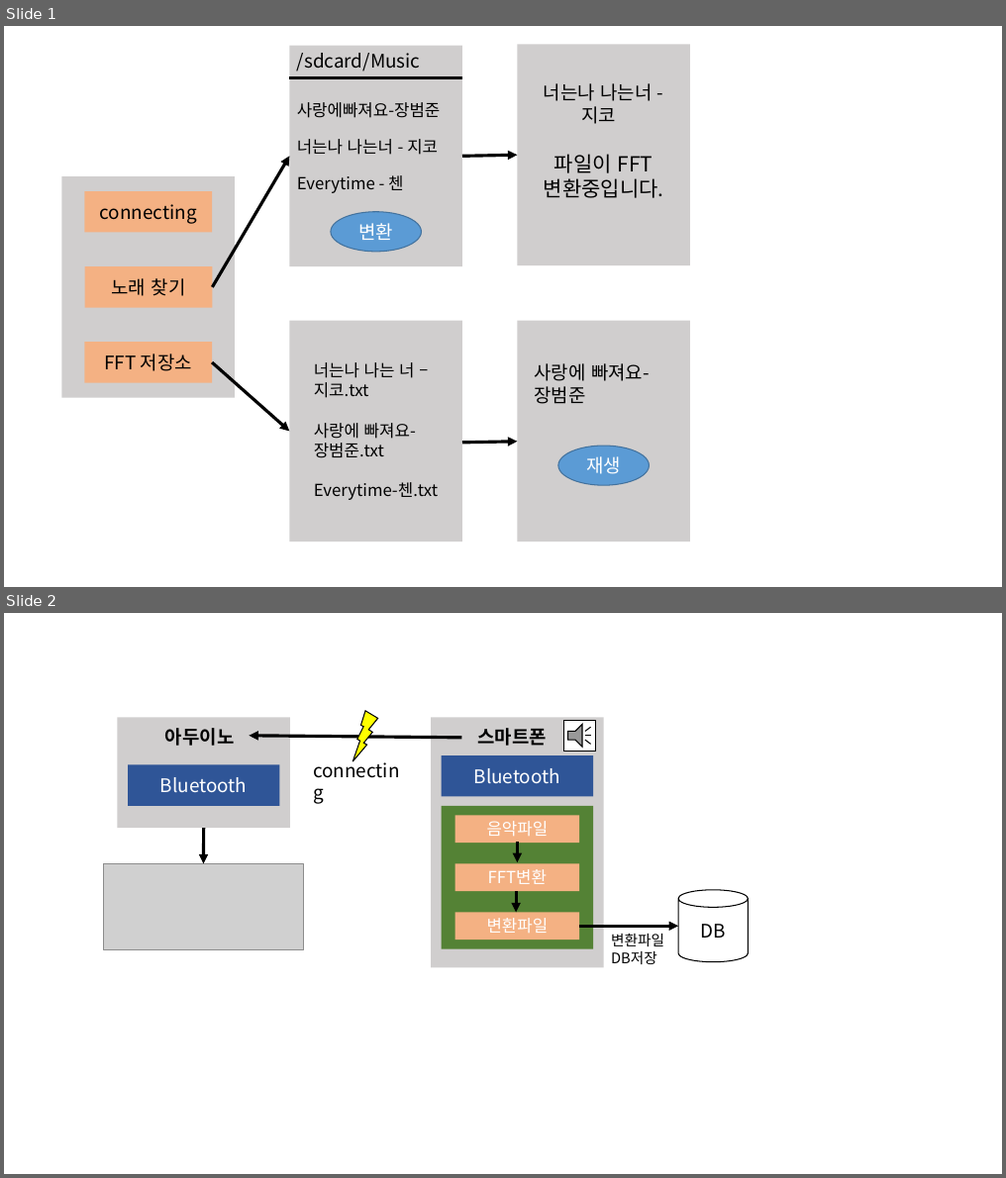
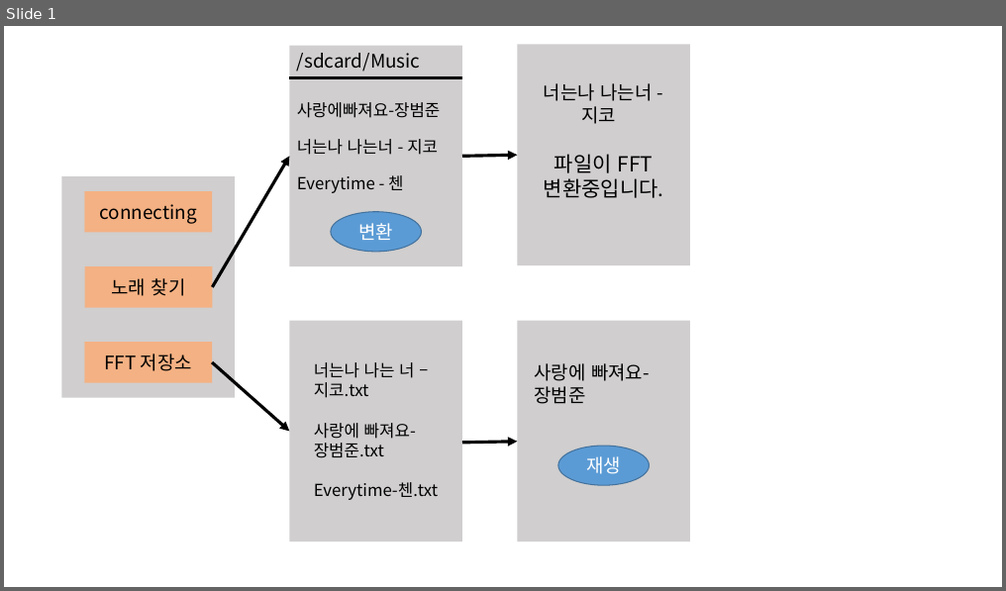
Before and after one commit to MusicLight/music_light, a slide deck: 자료/수정용/흐름도수정용.ppt.pptx. Shown one above the other, each under a label of ours: slides 1 and 2 before the commit, slide 1 after it. The pictures are 1006x1178 and 1006x591 pixels, drawn with LibreOffice and Linux fonts; fonts in the diff are those of the drawing; grey boxes stand for pictures. Boxes give left, top, right and bottom in pixels: in the first picture for what was removed or moved away, otherwise in the second. Text is boxed around its words. In the diff, an @@ line names an element or a change of style, - is before the commit and + after.

```diff
--- a/자료/수정용/흐름도수정용.ppt.pptx
+++ b/자료/수정용/흐름도수정용.ppt.pptx
@@ slide 2 removed at box(4, 613, 1002, 1174), background #FFFFFF @@
@@ rectangle removed at box(117, 717, 290, 828) @@
@@ text removed at box(165, 728, 235, 746) @@
-아두이노
@@ lightning bolt removed at box(348, 710, 382, 761) @@
@@ rectangle removed at box(431, 717, 604, 967) @@
@@ text removed at box(477, 728, 547, 746) @@
-스마트폰
@@ action button sound removed at box(564, 721, 595, 751) @@
@@ arrow removed from (462, 738) to (249, 736) @@
@@ text removed at box(306, 756, 417, 785) @@
-connecting
@@ rectangle removed at box(442, 756, 593, 797) @@
-Bluetooth
@@ rectangle removed at box(128, 765, 279, 806) @@
-Bluetooth
@@ rectangle removed at box(442, 806, 593, 950) @@
@@ rectangle removed at box(455, 815, 580, 843) @@
-음악파일
@@ arrow removed from (204, 828) to (203, 863) @@
@@ arrow removed from (518, 842) to (518, 862) @@
@@ picture removed at box(104, 863, 303, 950) @@
@@ rectangle removed at box(455, 863, 580, 891) @@
-FFT변환
@@ arrow removed from (516, 891) to (516, 912) @@
@@ cylinder removed at box(678, 890, 748, 961) @@
-DB
@@ rectangle removed at box(455, 912, 580, 940) @@
-변환파일
@@ arrow removed from (580, 926) to (678, 926) @@
@@ text removed at box(611, 933, 664, 964) @@
-변환파일
-DB저장
```
Also in this commit, not shown: 1 slide added, 7 other files.
